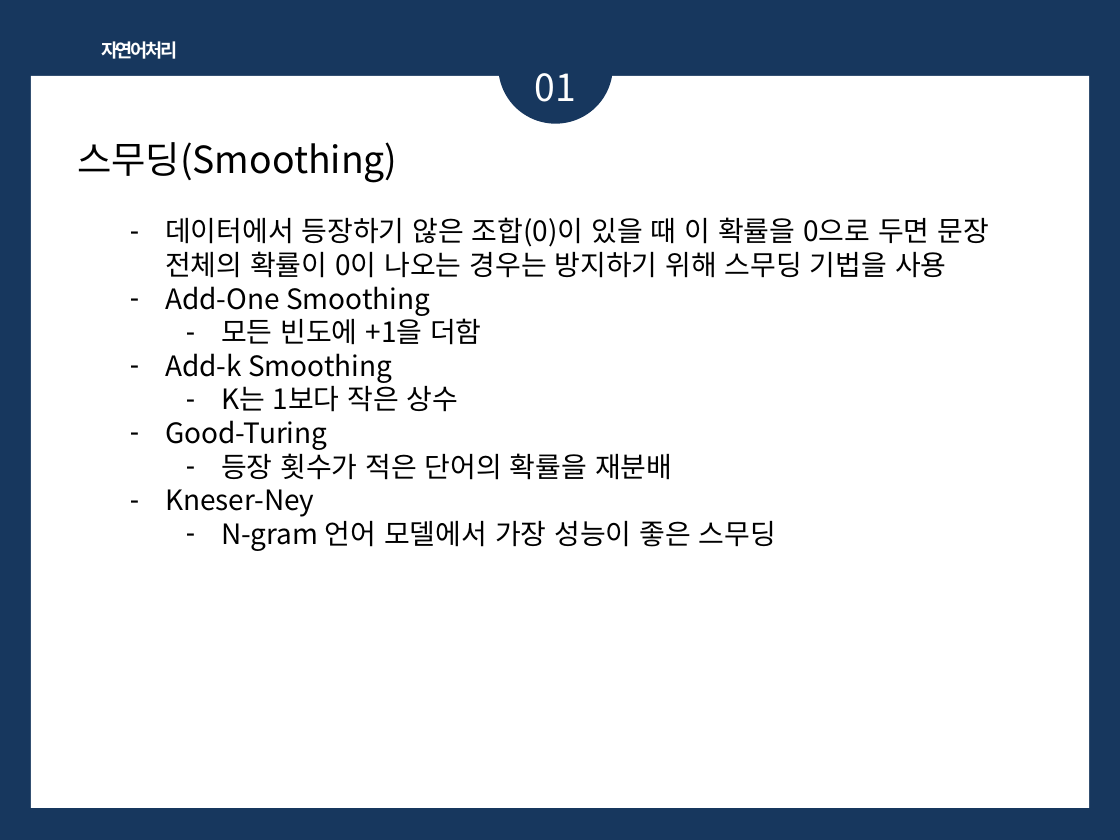
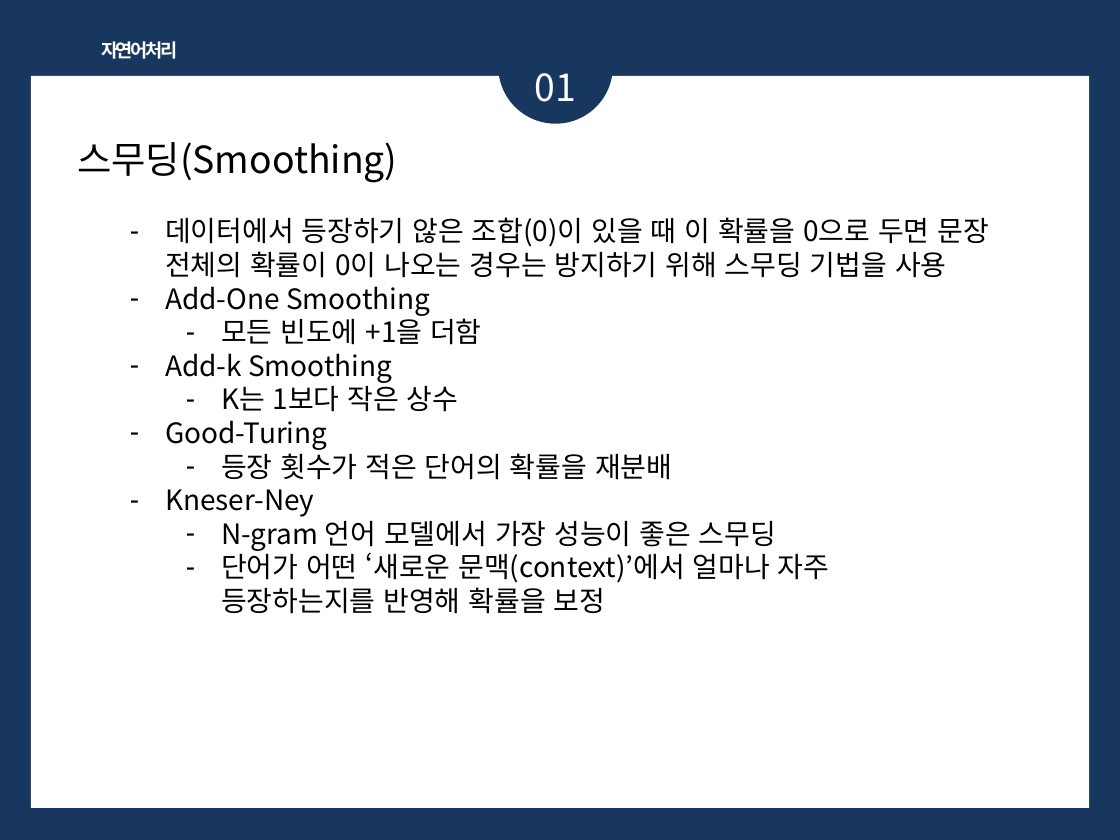
Before and after one commit to bsmoon-86/multicam_2025, a slide deck: slide 7 of PPT/자연어처리_정리.pptx. Drawn at 1120x840 pixels with LibreOffice and Linux fonts; fonts in the diff are those of the drawing. Boxes give left, top, right and bottom in pixels: in the first picture for what was removed or moved away, otherwise in the second. Text is boxed around its words. In the diff, an @@ line names an element or a change of style, - is before the commit and + after.

```diff
--- a/PPT/자연어처리_정리.pptx
+++ b/PPT/자연어처리_정리.pptx
@@ text at box(221, 549, 830, 614): paragraph added @@
+  – 단어가 어떤 ‘새로운 문맥(context)’에서 얼마나 자주 등장하는지를 반영해 확률을 보정
```
